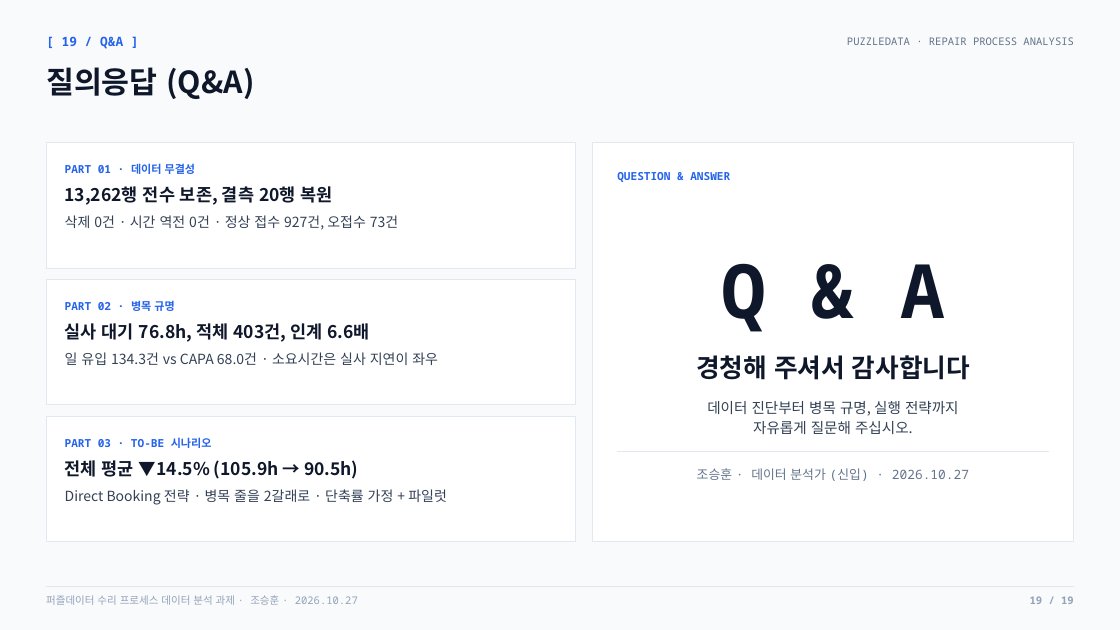
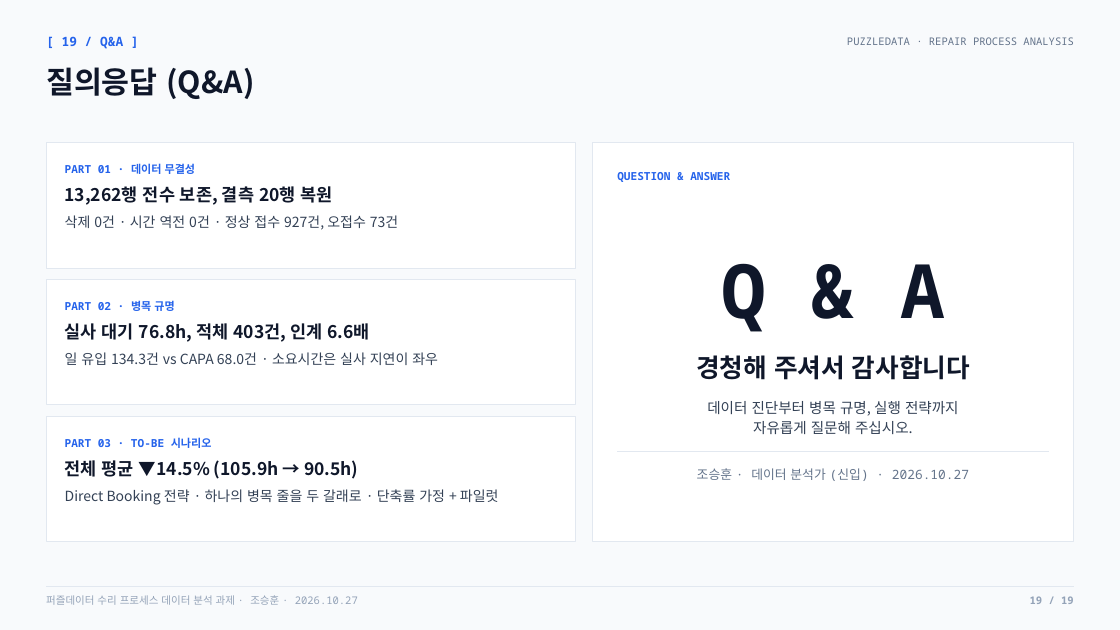
Before and after one commit to nus1245/puzzle_data, a slide deck: slide 19 of outputs/pptx/puzzledata_repair_report.pptx. Drawn at 1120x630 pixels with LibreOffice and Linux fonts; fonts in the diff are those of the drawing. Boxes give left, top, right and bottom in pixels: in the first picture for what was removed or moved away, otherwise in the second. Text is boxed around its words. In the diff, an @@ line names an element or a change of style, - is before the commit and + after.

```diff
--- a/outputs/pptx/puzzledata_repair_report.pptx
+++ b/outputs/pptx/puzzledata_repair_report.pptx
@@ text at box(65, 489, 499, 505): text changed @@
-Direct Booking 전략 · 병목 줄을 2갈래로 · 단축률 가정 + 파일럿
+Direct Booking 전략 · 하나의 병목 줄을 두 갈래로 · 단축률 가정 + 파일럿
```
Also in this commit, not shown: 3 other slides changed, 3 other files.
